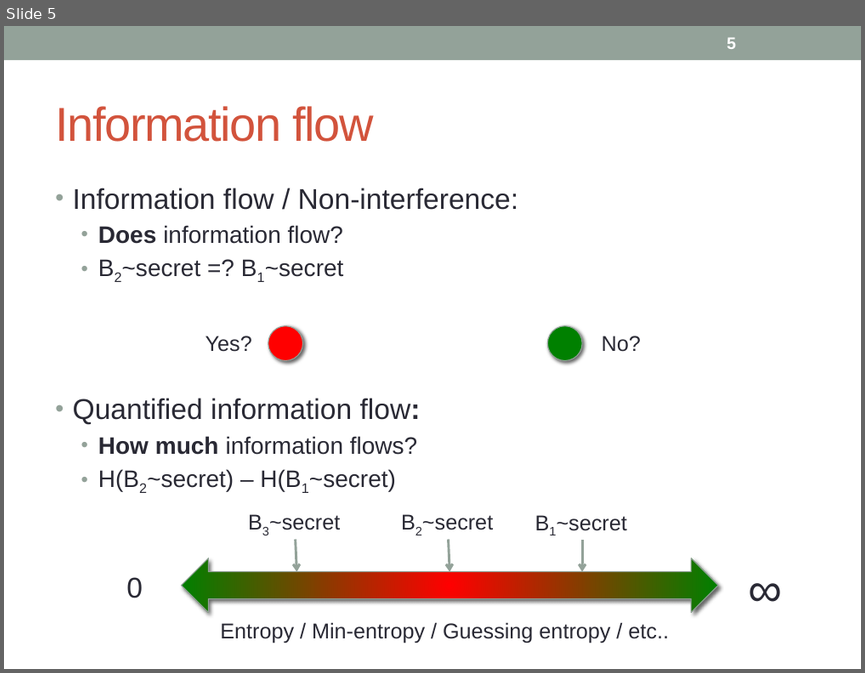
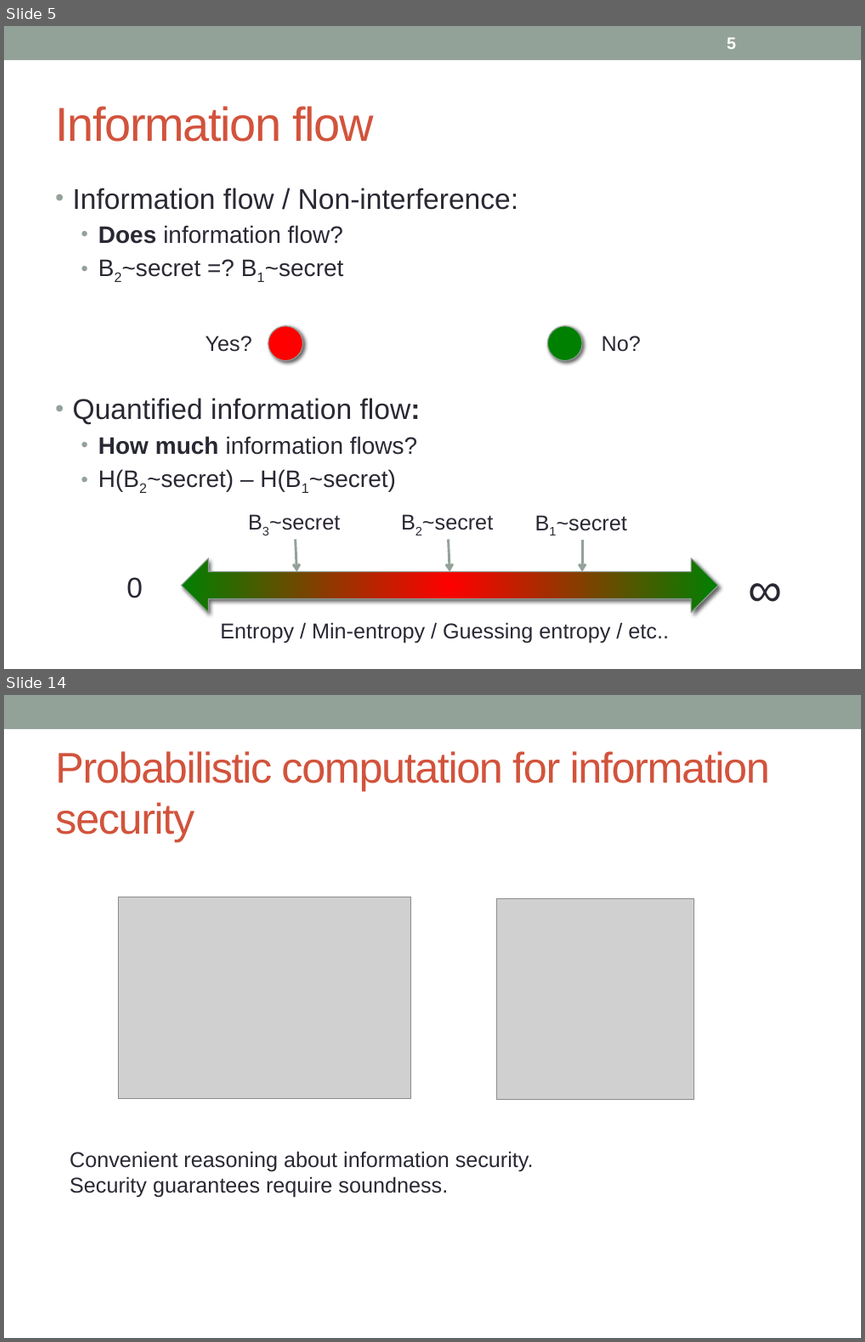
Before and after one commit to piotrm0/ppw12, a slide deck: pres/ppw12-pres.pptx. Shown one above the other, each under a label of ours: slide 5 before the commit, slides 5 and 14 after it; the slides between them are not shown. The pictures are 865x673 and 865x1342 pixels, drawn with LibreOffice and Linux fonts; fonts in the diff are those of the drawing; grey boxes stand for pictures. Boxes give left, top, right and bottom in pixels: in the first picture for what was removed or moved away, otherwise in the second. Text is boxed around its words. In the diff, an @@ line names an element or a change of style, - is before the commit and + after.

```diff
--- a/pres/ppw12-pres.pptx
+++ b/pres/ppw12-pres.pptx
@@ slide 14 added at (4, 695, 861, 1338), background #FFFFFF; not listed: 1 template element that a slide beside it also shows @@
@@ title added at (55, 751, 770, 842), 36 pt, text #D2533C @@
+Probabilistic computation for information security
@@ picture added at (118, 896, 411, 1098) @@
@@ picture added at (497, 899, 693, 1100) @@
@@ text added at (69, 1151, 534, 1197), 18 pt, text #292934 @@
+Convenient reasoning about information security.
+Security guarantees require soundness.
```
Also in this commit, not shown: 1 slide changed, 7 other slides added, 83 slides removed.
